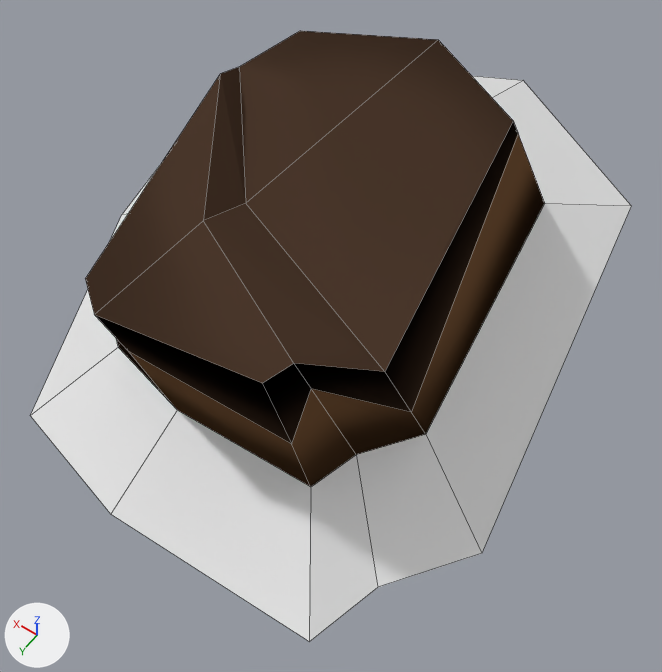
The Blender file 04_SCENE_MAIN_MAP/ELEMENTS/Island_set/Island_set_01/Island_set_01.blend, before and after one commit.
Both versions are drawn from a camera (50 mm lens) standing at (-3.1, 4.19, 5.61) and looking at (-0.44, 0.46, -0.26). Every picture has the same lights, and +X, +Y and +Z are marked at lower left. Mesh edges are drawn as thin lines.

In view in the first picture: 'Island_set_01', 'Island_set_01_foam'.
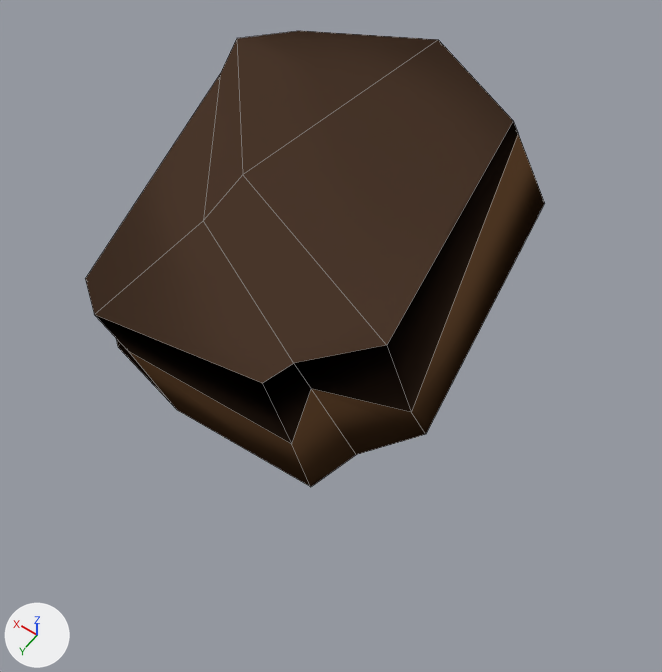
Boxes [x1, y1, x2, y2] around the edits, measured in the pictures (662 x 672 px; the box of a moved part takes in the faces that stretch with it):
'Island_set_01_foam', hidden
    before: [30, 76, 631, 642]
part 1 of me_cube_001, moved or reshaped
    both: [203, 31, 518, 412]

Patch to the scene script:
```diff
--- a/04_SCENE_MAIN_MAP/ELEMENTS/Island_set/Island_set_01/Island_set_01.blend.py
+++ b/04_SCENE_MAIN_MAP/ELEMENTS/Island_set/Island_set_01/Island_set_01.blend.py
@@ me_cube_001 @@
 me_cube_001.from_pydata(...)  # 32 vertices, 26 faces; spans x -1.63..1.56, y -2.41..2.22, z -1.0..0.45
 # used by ob_island_set_01; location = (0.0, 0.0, 1.0)
 # before: 9 (-1.5, 1.39, 0.15) at pixel (384, 371), 11 (1.1, -0.43, 0.15) at pixel (239, 66), 16 (0.08, 0.75, 0.15) at pixel (245, 203)
+# me_cube_001 part 1
+for i in [9, 11, 16]: me_cube_001.vertices[i].co += Vector((0.0, 0.0, 0.26))
 me_cube_001.materials.append(mat_02)
@@ ob_island_set_01_foam @@
 ob_island_set_01_foam.location = (0.0, 0.0, 1.0)
+ob_island_set_01_foam.hide_set(True)
```
